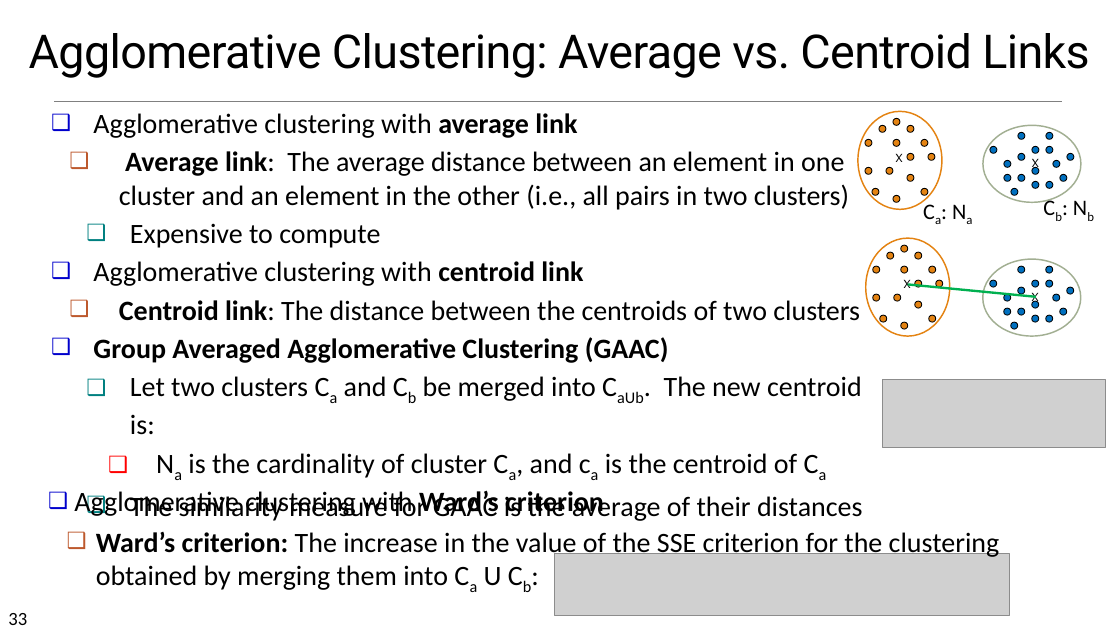
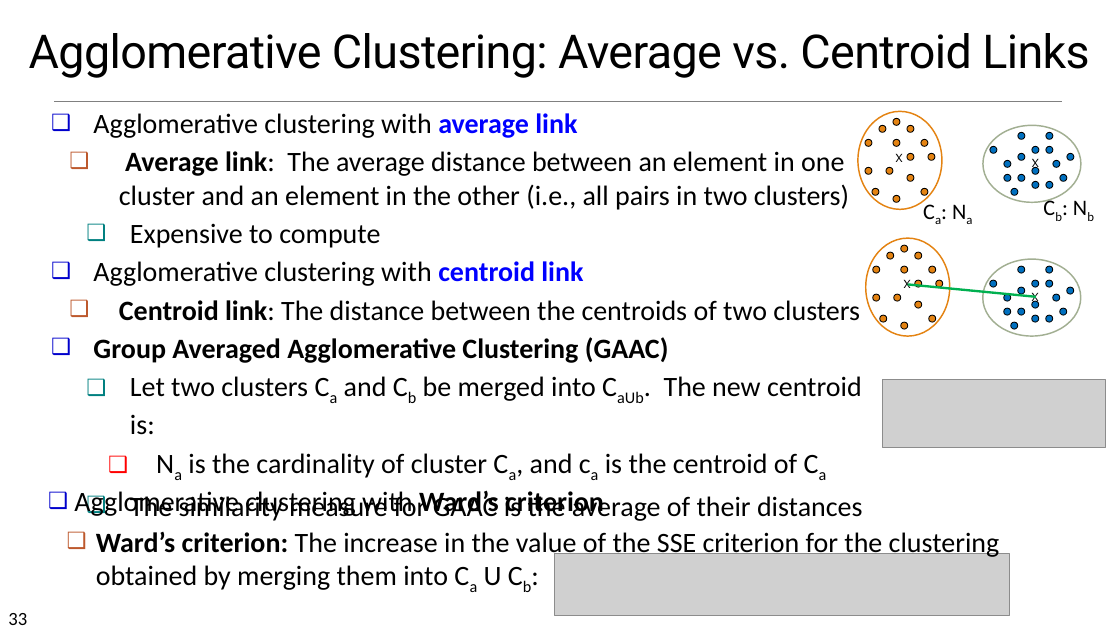
Before and after one commit to chriswjh/chriswjh.github.io, a slide deck: slide 33 of BDA_IFM/10ClusBasic.pptx. Drawn at 1120x630 pixels with LibreOffice and Linux fonts; fonts in the diff are those of the drawing; grey boxes stand for pictures. Boxes give left, top, right and bottom in pixels: in the first picture for what was removed or moved away, otherwise in the second. Text is boxed around its words. In the diff, an @@ line names an element or a change of style, - is before the commit and + after.

```diff
--- a/BDA_IFM/10ClusBasic.pptx
+++ b/BDA_IFM/10ClusBasic.pptx
@@ text at [93,113,583,286]: text colour #000000 to #0000FF in "average link", "centroid link" @@
```
Also in this commit, not shown: 3 other slides changed.
